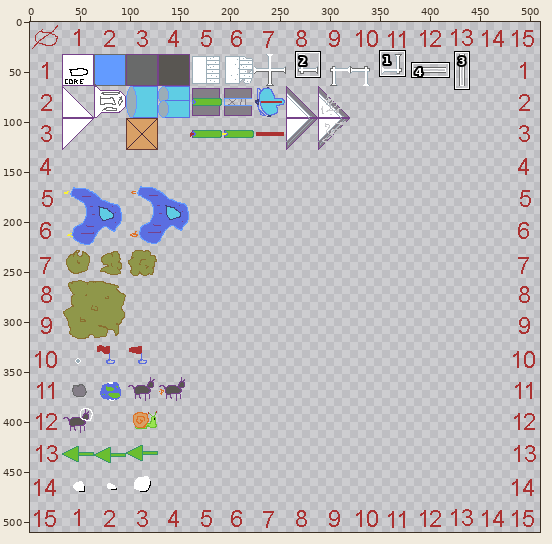
Pixel-art file, stored at src-resources/ludumDare43/images/ship-001.aseprite. The picture above shows the old version from afar; the outline marks the close-up.
Close-up. Before the commit:
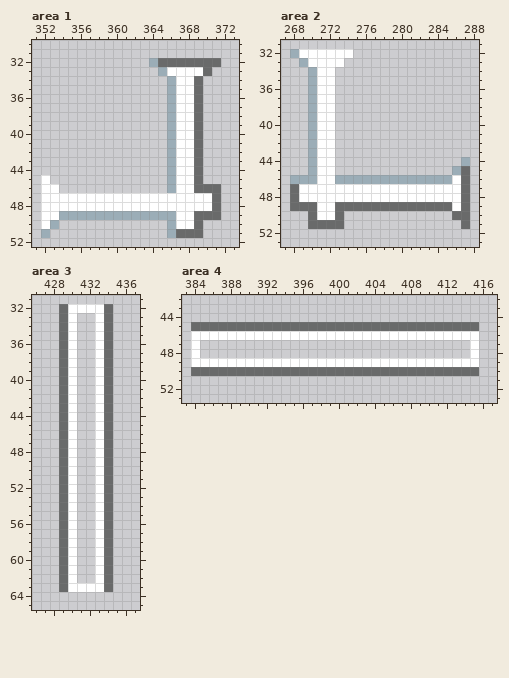
512x512 pixels, 1 frame. Pixels under 10% opacity are left out. Colours within 5 levels of each other are drawn and written as one. Shown: area 1: x 351..373, y 30..52; area 2: x 267..288, y 31..53; area 3: x 426..437, y 31..65; area 4: x 383..417, y 42..53. The wide view leaves out empty margins. The commit also changed other parts of the picture, which this record leaves out.
The result:
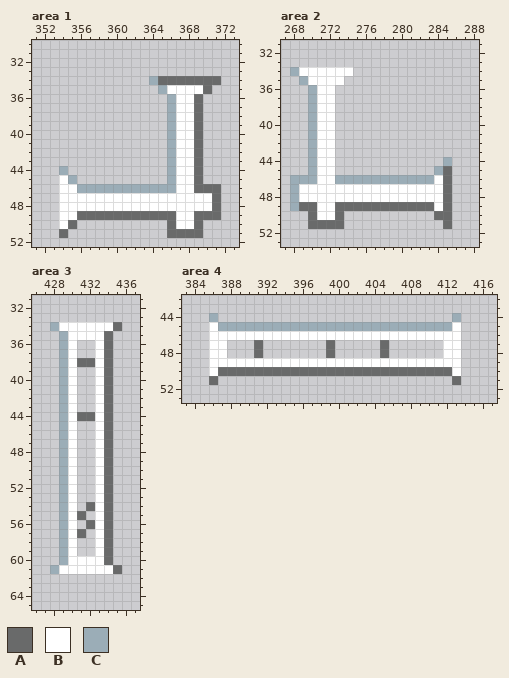
Palette (. is transparent): A #696a6a  B #ffffff  C #9badb7
The edit:
Area 1:
Colour A is added in row 34 at x 365 and 370 to 371; in row 35 at x 370; in row 50 at x 355; in row 51 at x 354.
Colour A replaces colour B in row 34 at x 367 to 368.
Colour A replaces colour C in row 34 at x 366; in row 49 at x 356 to 366; in rows 50 to 51 at x 366.
Colour B is added in row 45 at x 354; in row 46 at x 354 to 355; in row 50 at x 354.
Colour B replaces colour A in row 35 at x 369.
Colour B replaces colour C in row 35 at x 366; in row 49 at x 354 to 355.
Colour C is added in row 34 at x 364; in row 35 at x 365; in row 44 at x 354; in row 45 at x 355; in row 46 at x 356 to 365.
The edit erases colour A in row 32 at x 365 to 371; in row 33 at x 370.
The edit erases colour B in row 33 at x 366 to 369; in row 45 at x 352; in rows 46 to 49 at x 352 to 353; in row 50 at x 352.
The edit erases colour C in row 32 at x 364; in row 33 at x 365; in row 50 at x 353; in row 51 at x 352.
Area 2:
Colour A is added in row 45 at x 285; in row 50 at x 284 to 285; in row 51 at x 285.
Colour A replaces colour B in rows 47 to 48 at x 285.
Colour A replaces colour C in row 46 at x 285.
Colour B is added in row 34 at x 269 and 273 to 274; in row 35 at x 273.
Colour B replaces colour A in row 49 at x 284.
Colour B replaces colour C in rows 34 to 35 at x 270; in row 46 at x 284.
Colour C is added in row 34 at x 268; in row 35 at x 269; in row 44 at x 285; in row 45 at x 284.
Colour C replaces colour A in rows 47 to 49 at x 268.
The edit erases colour A in rows 45 to 49 at x 287; in row 50 at x 286 to 287; in row 51 at x 287.
The edit erases colour B in row 32 at x 269 to 274; in row 33 at x 270 to 273; in rows 46 to 49 at x 286.
The edit erases colour C in row 32 at x 268; in row 33 at x 269; in row 44 at x 287; in row 45 at x 286.
Area 3:
Colour A is added in row 34 at x 435; in row 38 at x 431 to 432; in row 44 at x 431 to 432; in row 54 at x 432; in row 55 at x 431; in row 56 at x 432.
Colour A is added in row 57 at x 431; in row 61 at x 435.
Colour B is added in rows 34 to 35 at x 431 to 432; in rows 60 to 61 at x 431 to 432.
Colour B replaces colour A in row 34 at x 429 and 434; in row 61 at x 429 and 434.
Colour C is added in row 34 at x 428; in row 61 at x 428.
Colour C replaces colour A in rows 35 to 60 at x 429.
The edit erases colour A in rows 32 to 33 at x 429 and 434; in rows 62 to 63 at x 429 and 434.
The edit erases colour B in row 32 at x 430 to 433; in row 33 at x 430 and 433; in row 62 at x 430 and 433; in row 63 at x 430 to 433.
Area 4:
Colour A is added in rows 47 to 48 at x 391, 399 and 405; in row 51 at x 386 and 413.
Colour B is added in rows 47 to 48 at x 386 to 387 and 412 to 413.
Colour B replaces colour A in row 45 at x 386 and 413; in row 50 at x 386 and 413.
Colour C is added in row 44 at x 386 and 413.
Colour C replaces colour A in row 45 at x 387 to 412.
The edit erases colour A in row 45 at x 384 to 385 and 414 to 415; in row 50 at x 384 to 385 and 414 to 415.
The edit erases colour B in row 46 at x 384 to 385 and 414 to 415; in rows 47 to 48 at x 384 and 415; in row 49 at x 384 to 385 and 414 to 415.
Where, in picture pixels (left, top, right, bottom), the same in both close-ups:
changed: (149, 58, 221, 94)
changed: (41, 166, 176, 238)
changed: (290, 49, 353, 85)
changed: (434, 157, 470, 229)
changed: (290, 184, 299, 211)
changed: (50, 304, 122, 592)
changed: (191, 313, 479, 385)
